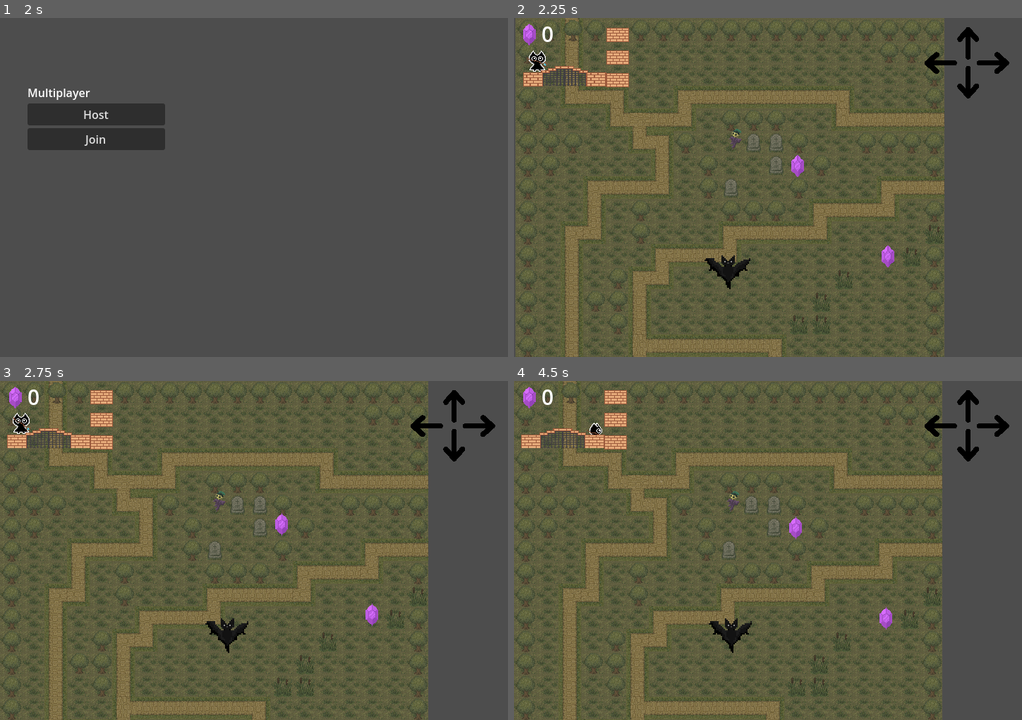
Above: before the commit, frames 1-4 (two rows, left to right).
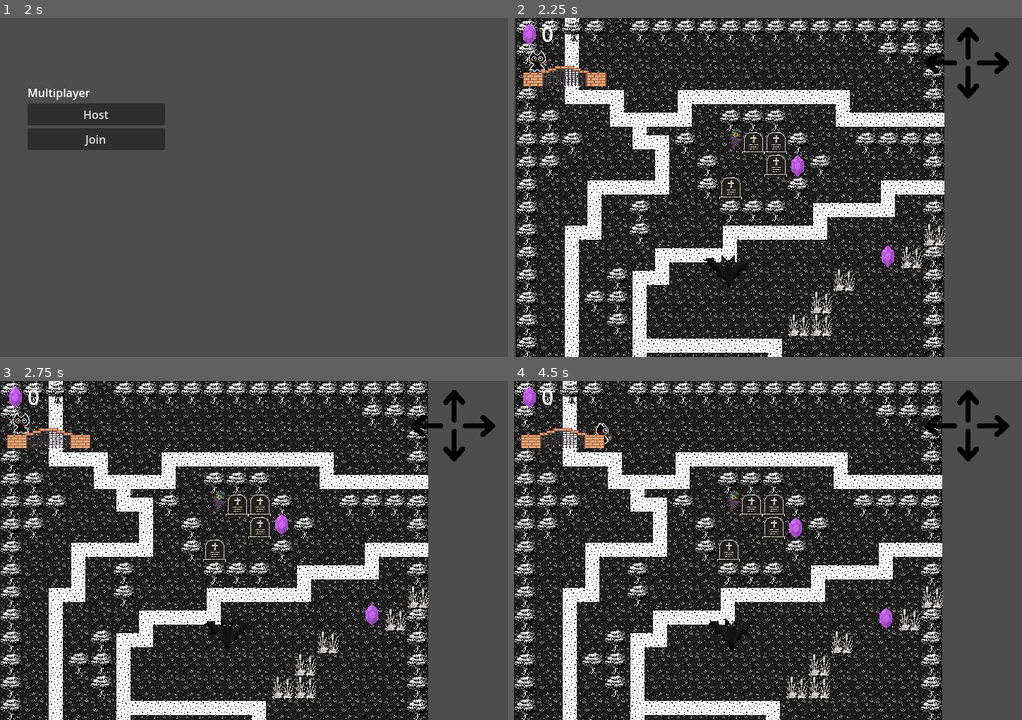
Above: after the commit, the same moments.

Repository: royalcaster/split-souls
Game: Godot game, scene res://scenes/ui/MainMenu.tscn
The game is run twice, just before and just after one commit, with the same random seed, the same clock (stepped at 60 frames per second) and the same inputs. The engine's default icon, where the game draws it, is replaced by a stand-in: a white triangle on a blue panel in a dark square.
Inputs (mouse positions are in pixels of both pictures, inside the frame that each line leads up to):
- Up to frame 1 (2 s): click "Play" at 0.5 s; click "Play" at 1.25 s
- Up to frame 2 (2.25 s): click "Host" at 2 s
- Up to frame 3 (2.75 s): no input
- Up to frame 4 (4.5 s): move the mouse to (732, 499) at 2.77 s; hold Right (move_right) 2.78-3.53 s; click (732, 499) at 2.85 s; move the mouse to (666, 567) at 3.52 s; hold S (move_down) 3.53-4.28 s; click (666, 567) at 3.6 s; move the mouse to (818, 475) at 4.27 s; hold Right (move_right) from 4.28 s (still down); click (818, 475) at 4.35 s

Frame 1 is identical in both runs. In frame 2, 83% of the frame differs, in the area x 0-85%, y 0-100%; in frame 3, 83%; in frame 4, 83%.

Commit message:
different tilesets for both players

Diff:
--- a/scenes/game/Game.tscn
+++ b/scenes/game/Game.tscn
@@ -8,6 +8,7 @@
 [ext_resource type="Texture2D" uid="uid://biut4bv48mpn1" path="res://assets/img/gate_closed_tiles.png" id="5_aptqa"]
 [ext_resource type="Script" uid="uid://cm0mfxlop7ysq" path="res://scenes/game/hud.gd" id="6_wnrko"]
 [ext_resource type="PackedScene" uid="uid://c0dwtyimchwxc" path="res://scenes/static_barriers/gate.tscn" id="7_gg4pt"]
+[ext_resource type="TileSet" uid="uid://s3qxvfulnqbi" path="res://src/light_tileset_objects.tres" id="7_vg8p7"]
 [ext_resource type="Texture2D" uid="uid://b06qxd36nxmvl" path="res://assets/img/crystals_spritesheet.png" id="8_qf6a8"]
 [ext_resource type="Texture2D" uid="uid://c7scnv10bvrrt" path="res://assets/img/arrow1.png" id="8_wnrko"]
 [ext_resource type="PackedScene" uid="uid://jynqgtiojqyc" path="res://scenes/static_barriers/TreeBarrier.tscn" id="11_aptqa"]
@@ -2502,80 +2503,6 @@
 sources/0 = SubResource("TileSetAtlasSource_5xhyk")
 sources/1 = SubResource("TileSetAtlasSource_2iokk")
 
-[sub_resource type="TileSetAtlasSource" id="TileSetAtlasSource_2kuj7"]
-texture = ExtResource("4_56wml")
-texture_region_size = Vector2i(32, 32)
-0:0/0 = 0
-0:0/0/physics_layer_0/polygon_0/points = PackedVector2Array(-6.69124, 16, -7.96577, 12.108, -2.86768, 10.5148, 5.09809, 12.108, 8.2844, 12.4266, 7.64714, 16)
-1:0/0 = 0
-2:0/0 = 0
-3:0/0 = 0
-3:0/0/physics_layer_0/polygon_0/points = PackedVector2Array(-10.1962, 8.92166, -9.24029, 16, 11.1521, 16, 11.1521, 9.24029)
-4:0/0 = 0
-4:0/0/physics_layer_0/polygon_0/points = PackedVector2Array(-6.69124, 9.24029, -7.00988, 34.0935, 15.9315, 34.7308, 16, 7.64714)
-5:0/0 = 0
-5:0/0/physics_layer_0/polygon_0/points = PackedVector2Array(-16, 7.96577, 9.24029, 9.55892, 7.32851, 32.819, -15.6129, 34.0935)
-6:0/0 = 0
-7:0/0 = 0
-9:0/0 = 0
-10:0/0 = 0
-0:1/0 = 0
-1:1/0 = 0
-2:1/0 = 0
-3:1/0 = 0
-4:1/0 = 0
-4:1/0/physics_layer_0/polygon_0/points = PackedVector2Array(-3.18631, -16, -7.32851, -16, -5.73535, 16, 16, 16, 16, -16)
-5:1/0 = 0
-5:1/0/physics_layer_0/polygon_0/points = PackedVector2Array(-16, 16, 7.96577, 16, 9.24029, -16, -16, -16)
-6:1/0 = 0
-7:1/0 = 0
-8:1/0 = 0
-9:1/0 = 0
-10:1/0 = 0
-11:1/0 = 0
-0:2/0 = 0
-1:2/0 = 0
-2:2/0 = 0
-3:2/0 = 0
-4:2/0 = 0
-5:2/0 = 0
-8:2/0 = 0
-9:2/0 = 0
-10:2/0 = 0
-11:2/0 = 0
-0:3/0 = 0
-1:3/0 = 0
-2:3/0 = 0
-3:3/0 = 0
-4:3/0 = 0
-5:3/0 = 0
-8:3/0 = 0
-9:3/0 = 0
-10:3/0 = 0
-
-[sub_resource type="TileSetAtlasSource" id="TileSetAtlasSource_56wml"]
-texture = ExtResource("5_aptqa")
-texture_region_size = Vector2i(32, 32)
-0:0/0 = 0
-0:0/0/physics_layer_0/polygon_0/points = PackedVector2Array(-15.8276, 10.7915, 16.0074, 10.9714, 16.0074, 16.0074, -15.8276, 15.8276)
-1:0/0 = 0
-2:0/0 = 0
-3:0/0 = 0
-4:0/0 = 0
-5:0/0 = 0
-0:1/0 = 0
-1:1/0 = 0
-2:1/0 = 0
-3:1/0 = 0
-4:1/0 = 0
-5:1/0 = 0
-
-[sub_resource type="TileSet" id="TileSet_vj8ay"]
-tile_size = Vector2i(32, 32)
-physics_layer_0/collision_layer = 1
-sources/0 = SubResource("TileSetAtlasSource_2kuj7")
-sources/1 = SubResource("TileSetAtlasSource_56wml")
-
 [sub_resource type="CanvasItemMaterial" id="CanvasItemMaterial_wnrko"]
 
 [node name="Game" type="Node2D"]
@@ -2602,7 +2529,7 @@
 visible = false
 y_sort_enabled = true
 tile_map_data = PackedByteArray("AAASAAUAAAAAAAAAAAAEABIAAAAEAAAAAAAFABIAAAAFAAAAAAAEABMAAAAEAAEAAAAFABMAAAAFAAEAAAALAA …(928 unchanged characters)…
-tile_set = SubResource("TileSet_vj8ay")
+tile_set = ExtResource("7_vg8p7")
 
 [node name="MultiplayerSpawner" type="MultiplayerSpawner" parent="."]
 _spawnable_scenes = PackedStringArray("uid://b184syehau03x")
--- a/scenes/static_barriers/tree_barrier.gd
+++ b/scenes/static_barriers/tree_barrier.gd
@@ -7,7 +7,6 @@
 	Input.set_default_cursor_shape(Input.CURSOR_ARROW)
 
 func _on_input_event(viewport, event, shape_idx):
-	print("input tree")
 	if event is InputEventMouseMotion and interactable:
 		Input.set_default_cursor_shape(Input.CURSOR_POINTING_HAND)
 	elif event is InputEventMouseButton and interactable:
--- a/src/Game.gd
+++ b/src/Game.gd
@@ -161,12 +161,24 @@
 		_on_peer_connected(multiplayer.get_unique_id())
 
 func start_game():
-    # makes all gaming contents visible after joining/hosting the game
+	# makes all gaming contents visible after joining/hosting the game
 	var nodes_in_group = get_tree().get_nodes_in_group("map_content")
 	for node in nodes_in_group:
 		node.visible = true
 
-	$Multiplayer.visible = false
+	$Multiplayer.visible= false # hide host/join buttons
+
+	# replace tileset for host
+	if multiplayer.is_server():
+		var ground_tileset = preload("res://src/dark_tileset_ground.tres")
+		$ground.tile_set = ground_tileset
+#
+		var trees_tileset = preload("res://src/dark_tileset_trees.tres")
+		$trees.tile_set = trees_tileset
+#
+		var objects_tileset = preload("res://src/dark_tileset_objects.tres")
+		$objects.tile_set = objects_tileset
+
 
 func spawn_crystals():
 	for pos in crystal_positions:
--- /dev/null
+++ b/src/dark_tileset_ground.tres
@@ -0,0 +1,33 @@
+[gd_resource type="TileSet" load_steps=4 format=3 uid="uid://d14cvyowgy7ar"]
+
+[ext_resource type="Texture2D" uid="uid://ej3p67si0637" path="res://assets/dark_assets/tilemap_dark.png" id="1_btu27"]
+
+[sub_resource type="TileSetScenesCollectionSource" id="TileSetScenesCollectionSource_c7s16"]
+
+[sub_resource type="TileSetAtlasSource" id="TileSetAtlasSource_lwuvd"]
+texture = ExtResource("1_btu27")
+texture_region_size = Vector2i(32, 32)
+0:0/0 = 0
+1:0/0 = 0
+3:0/0 = 0
+4:0/0 = 0
+5:0/0 = 0
+0:1/0 = 0
+2:1/0 = 0
+4:1/0 = 0
+5:1/0 = 0
+0:2/0 = 0
+0:3/0 = 0
+0:4/0 = 0
+0:5/0 = 0
+0:6/0 = 0
+0:7/0 = 0
+0:8/0 = 0
+0:9/0 = 0
+0:10/0 = 0
+0:11/0 = 0
+
+[resource]
+tile_size = Vector2i(32, 32)
+sources/0 = SubResource("TileSetScenesCollectionSource_c7s16")
+sources/1 = SubResource("TileSetAtlasSource_lwuvd")
--- /dev/null
+++ b/src/dark_tileset_objects.tres
@@ -0,0 +1,86 @@
+[gd_resource type="TileSet" load_steps=5 format=3 uid="uid://d4bj105kn7jtx"]
+
+[ext_resource type="Texture2D" uid="uid://ej3p67si0637" path="res://assets/dark_assets/tilemap_dark.png" id="1_c1sap"]
+[ext_resource type="Texture2D" uid="uid://biut4bv48mpn1" path="res://assets/img/gate_closed_tiles.png" id="2_t701a"]
+
+[sub_resource type="TileSetAtlasSource" id="TileSetAtlasSource_2kuj7"]
+texture = ExtResource("1_c1sap")
+texture_region_size = Vector2i(32, 32)
+0:0/0 = 0
+0:0/0/physics_layer_0/polygon_0/points = PackedVector2Array(-6.69124, 16, -7.96577, 12.108, -2.86768, 10.5148, 5.09809, 12.108, 8.2844, 12.4266, 7.64714, 16)
+1:0/0 = 0
+2:0/0 = 0
+3:0/0 = 0
+3:0/0/physics_layer_0/polygon_0/points = PackedVector2Array(-10.1962, 8.92166, -9.24029, 16, 11.1521, 16, 11.1521, 9.24029)
+4:0/0 = 0
+4:0/0/physics_layer_0/polygon_0/points = PackedVector2Array(-6.69124, 9.24029, -7.00988, 34.0935, 15.9315, 34.7308, 16, 7.64714)
+5:0/0 = 0
+5:0/0/physics_layer_0/polygon_0/points = PackedVector2Array(-16, 7.96577, 9.24029, 9.55892, 7.32851, 32.819, -15.6129, 34.0935)
+6:0/0 = 0
+7:0/0 = 0
+9:0/0 = 0
+10:0/0 = 0
+0:1/0 = 0
+1:1/0 = 0
+2:1/0 = 0
+3:1/0 = 0
+4:1/0 = 0
+4:1/0/physics_layer_0/polygon_0/points = PackedVector2Array(-3.18631, -16, -7.32851, -16, -5.73535, 16, 16, 16, 16, -16)
+5:1/0 = 0
+5:1/0/physics_layer_0/polygon_0/points = PackedVector2Array(-16, 16, 7.96577, 16, 9.24029, -16, -16, -16)
+6:1/0 = 0
+7:1/0 = 0
+8:1/0 = 0
+9:1/0 = 0
+10:1/0 = 0
+11:1/0 = 0
+0:2/0 = 0
+1:2/0 = 0
+2:2/0 = 0
+3:2/0 = 0
+4:2/0 = 0
+5:2/0 = 0
+8:2/0 = 0
+9:2/0 = 0
+10:2/0 = 0
+11:2/0 = 0
+0:3/0 = 0
+1:3/0 = 0
+2:3/0 = 0
+3:3/0 = 0
+4:3/0 = 0
+5:3/0 = 0
+8:3/0 = 0
+9:3/0 = 0
+10:3/0 = 0
+0:4/0 = 0
+0:5/0 = 0
+0:6/0 = 0
+0:7/0 = 0
+0:8/0 = 0
+0:9/0 = 0
+0:10/0 = 0
+0:11/0 = 0
+
+[sub_resource type="TileSetAtlasSource" id="TileSetAtlasSource_56wml"]
+texture = ExtResource("2_t701a")
+texture_region_size = Vector2i(32, 32)
+0:0/0 = 0
+0:0/0/physics_layer_0/polygon_0/points = PackedVector2Array(-15.8276, 10.7915, 16.0074, 10.9714, 16.0074, 16.0074, -15.8276, 15.8276)
+1:0/0 = 0
+2:0/0 = 0
+3:0/0 = 0
+4:0/0 = 0
+5:0/0 = 0
+0:1/0 = 0
+1:1/0 = 0
+2:1/0 = 0
+3:1/0 = 0
+4:1/0 = 0
+5:1/0 = 0
+
+[resource]
+tile_size = Vector2i(32, 32)
+physics_layer_0/collision_layer = 1
+sources/0 = SubResource("TileSetAtlasSource_2kuj7")
+sources/1 = SubResource("TileSetAtlasSource_56wml")
--- /dev/null
+++ b/src/dark_tileset_trees.tres
@@ -0,0 +1,45 @@
+[gd_resource type="TileSet" load_steps=6 format=3 uid="uid://b8khe71w6s1i4"]
+
+[ext_resource type="Texture2D" uid="uid://ej3p67si0637" path="res://assets/dark_assets/tilemap_dark.png" id="1_1d5cm"]
+[ext_resource type="Texture2D" uid="uid://biut4bv48mpn1" path="res://assets/img/gate_closed_tiles.png" id="2_3rmdr"]
+
+[sub_resource type="TileSetScenesCollectionSource" id="TileSetScenesCollectionSource_c7s16"]
+
+[sub_resource type="TileSetAtlasSource" id="TileSetAtlasSource_lwuvd"]
+texture = ExtResource("1_1d5cm")
+texture_region_size = Vector2i(32, 32)
+0:0/0 = 0
+0:0/0/physics_layer_0/polygon_0/points = PackedVector2Array(-16, 0.63726, -2.86768, 4.77946, -2.86768, 9.87755, -5.73535, 13.3825, -1.59315, 16, 4.1422, 16, 7.64714, 13.3825, 4.46083, 10.5148, 4.46083, 4.46083, 16, 1.91179, 16, 1.91179, 16, -4.46083, 6.37262, -16, -2.86768, -16)
+1:0/0 = 0
+3:0/0 = 0
+4:0/0 = 0
+5:0/0 = 0
+0:1/0 = 0
+2:1/0 = 0
+4:1/0 = 0
+5:1/0 = 0
+0:2/0 = 0
+0:3/0 = 0
+0:4/0 = 0
+0:5/0 = 0
+0:6/0 = 0
+0:7/0 = 0
+0:8/0 = 0
+0:9/0 = 0
+0:10/0 = 0
+0:11/0 = 0
+
+[sub_resource type="TileSetAtlasSource" id="TileSetAtlasSource_8mer8"]
+texture = ExtResource("2_3rmdr")
+texture_region_size = Vector2i(32, 32)
+0:0/0 = 0
+0:0/0/physics_layer_0/polygon_0/points = PackedVector2Array(-16, -4.1422, 16, -4.1422, 16, 16, -16, 16)
+1:0/0 = 0
+2:0/0 = 0
+
+[resource]
+tile_size = Vector2i(32, 32)
+physics_layer_0/collision_layer = 1
+sources/0 = SubResource("TileSetScenesCollectionSource_c7s16")
+sources/1 = SubResource("TileSetAtlasSource_lwuvd")
+sources/2 = SubResource("TileSetAtlasSource_8mer8")
--- /dev/null
+++ b/src/light_tileset_objects.tres
@@ -0,0 +1,86 @@
+[gd_resource type="TileSet" load_steps=5 format=3 uid="uid://s3qxvfulnqbi"]
+
+[ext_resource type="Texture2D" uid="uid://nbvyb4nw5db1" path="res://assets/light_assets/Tilemap.png" id="1_4k4ut"]
+[ext_resource type="Texture2D" uid="uid://biut4bv48mpn1" path="res://assets/img/gate_closed_tiles.png" id="2_cubtu"]
+
+[sub_resource type="TileSetAtlasSource" id="TileSetAtlasSource_2kuj7"]
+texture = ExtResource("1_4k4ut")
+texture_region_size = Vector2i(32, 32)
+0:0/0 = 0
+0:0/0/physics_layer_0/polygon_0/points = PackedVector2Array(-6.69124, 16, -7.96577, 12.108, -2.86768, 10.5148, 5.09809, 12.108, 8.2844, 12.4266, 7.64714, 16)
+1:0/0 = 0
+2:0/0 = 0
+3:0/0 = 0
+3:0/0/physics_layer_0/polygon_0/points = PackedVector2Array(-10.1962, 8.92166, -9.24029, 16, 11.1521, 16, 11.1521, 9.24029)
+4:0/0 = 0
+4:0/0/physics_layer_0/polygon_0/points = PackedVector2Array(-6.69124, 9.24029, -7.00988, 34.0935, 15.9315, 34.7308, 16, 7.64714)
+5:0/0 = 0
+5:0/0/physics_layer_0/polygon_0/points = PackedVector2Array(-16, 7.96577, 9.24029, 9.55892, 7.32851, 32.819, -15.6129, 34.0935)
+6:0/0 = 0
+7:0/0 = 0
+9:0/0 = 0
+10:0/0 = 0
+0:1/0 = 0
+1:1/0 = 0
+2:1/0 = 0
+3:1/0 = 0
+4:1/0 = 0
+4:1/0/physics_layer_0/polygon_0/points = PackedVector2Array(-3.18631, -16, -7.32851, -16, -5.73535, 16, 16, 16, 16, -16)
+5:1/0 = 0
+5:1/0/physics_layer_0/polygon_0/points = PackedVector2Array(-16, 16, 7.96577, 16, 9.24029, -16, -16, -16)
+6:1/0 = 0
+7:1/0 = 0
+8:1/0 = 0
+9:1/0 = 0
+10:1/0 = 0
+11:1/0 = 0
+0:2/0 = 0
+1:2/0 = 0
+2:2/0 = 0
+3:2/0 = 0
+4:2/0 = 0
+5:2/0 = 0
+8:2/0 = 0
+9:2/0 = 0
+10:2/0 = 0
+11:2/0 = 0
+0:3/0 = 0
+1:3/0 = 0
+2:3/0 = 0
+3:3/0 = 0
+4:3/0 = 0
+5:3/0 = 0
+8:3/0 = 0
+9:3/0 = 0
+10:3/0 = 0
+0:4/0 = 0
+0:5/0 = 0
+0:6/0 = 0
+0:7/0 = 0
+0:8/0 = 0
+0:9/0 = 0
+0:10/0 = 0
+0:11/0 = 0
+
+[sub_resource type="TileSetAtlasSource" id="TileSetAtlasSource_56wml"]
+texture = ExtResource("2_cubtu")
+texture_region_size = Vector2i(32, 32)
+0:0/0 = 0
+0:0/0/physics_layer_0/polygon_0/points = PackedVector2Array(-15.8276, 10.7915, 16.0074, 10.9714, 16.0074, 16.0074, -15.8276, 15.8276)
+1:0/0 = 0
+2:0/0 = 0
+3:0/0 = 0
+4:0/0 = 0
+5:0/0 = 0
+0:1/0 = 0
+1:1/0 = 0
+2:1/0 = 0
+3:1/0 = 0
+4:1/0 = 0
+5:1/0 = 0
+
+[resource]
+tile_size = Vector2i(32, 32)
+physics_layer_0/collision_layer = 1
+sources/0 = SubResource("TileSetAtlasSource_2kuj7")
+sources/1 = SubResource("TileSetAtlasSource_56wml")
Not shown: 1 places in scenes/game/Game.tscn that only renumber resources
